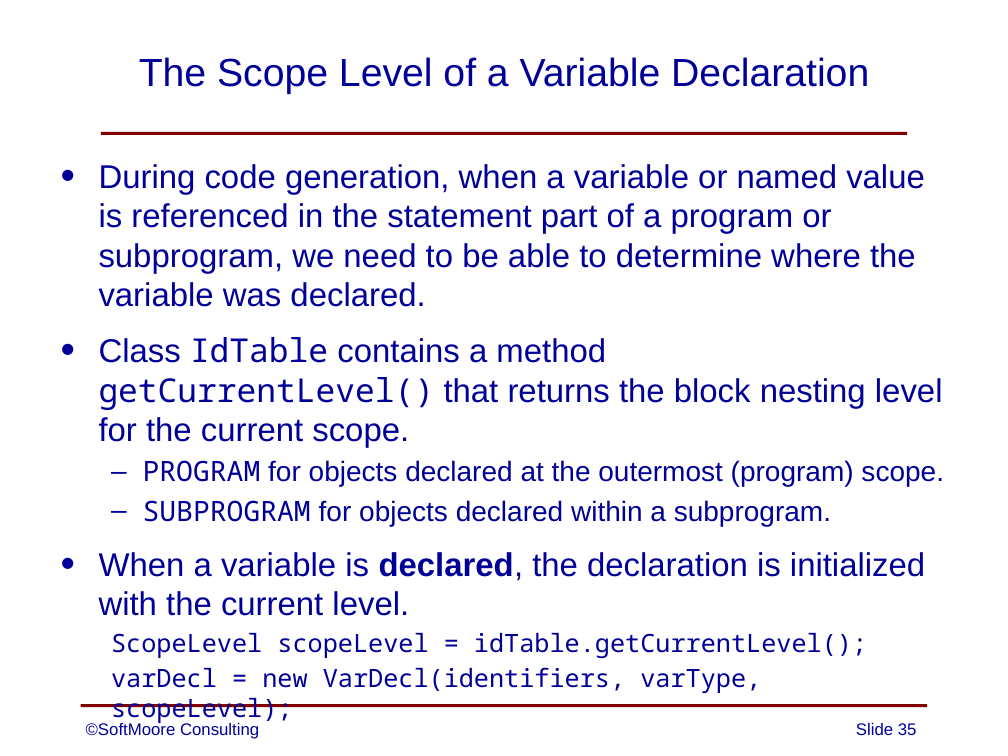
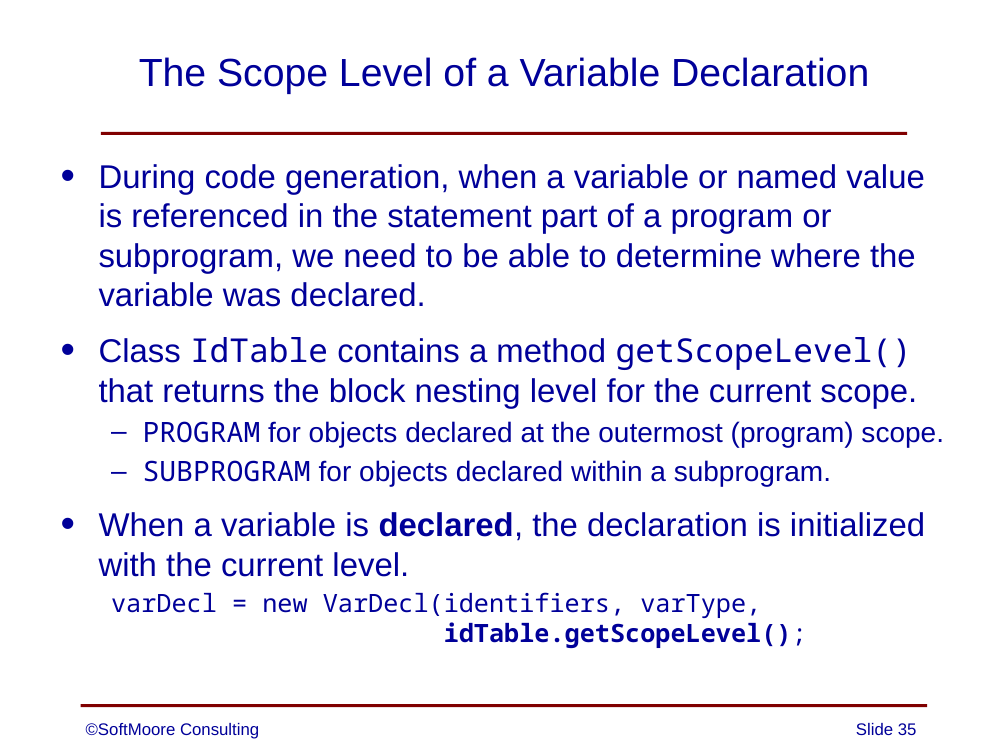
Before and after one commit to SoftMoore/CPRL, a slide deck: slide 35 of PowerPoint Slides/08 - Abstract Syntax Trees.pptx. Drawn at 1008x756 pixels with LibreOffice and Linux fonts; fonts in the diff are those of the drawing. Boxes give left, top, right and bottom in pixels: in the first picture for what was removed or moved away, otherwise in the second. Text is boxed around its words. In the diff, an @@ line names an element or a change of style, - is before the commit and + after.

```diff
--- a/PowerPoint Slides/08 - Abstract Syntax Trees.pptx
+++ b/PowerPoint Slides/08 - Abstract Syntax Trees.pptx
@@ text at <box>99,337,917,408</box>: text changed @@
-• Class IdTable contains a method getCurrentLevel() that returns the block nesting level for the current scope.
+• Class IdTable contains a method getScopeLevel() that returns the block nesting level for the current scope.
@@ text at <box>111,592,807,648</box>: text changed @@
-  ScopeLevel scopeLevel = idTable.getCurrentLevel();
-  varDecl = new VarDecl(identifiers, varType, scopeLevel);
+  varDecl = new VarDecl(identifiers, varType,
+  idTable.getScopeLevel();
```
Also in this commit, not shown: 7 other slides changed, 3 other files.
